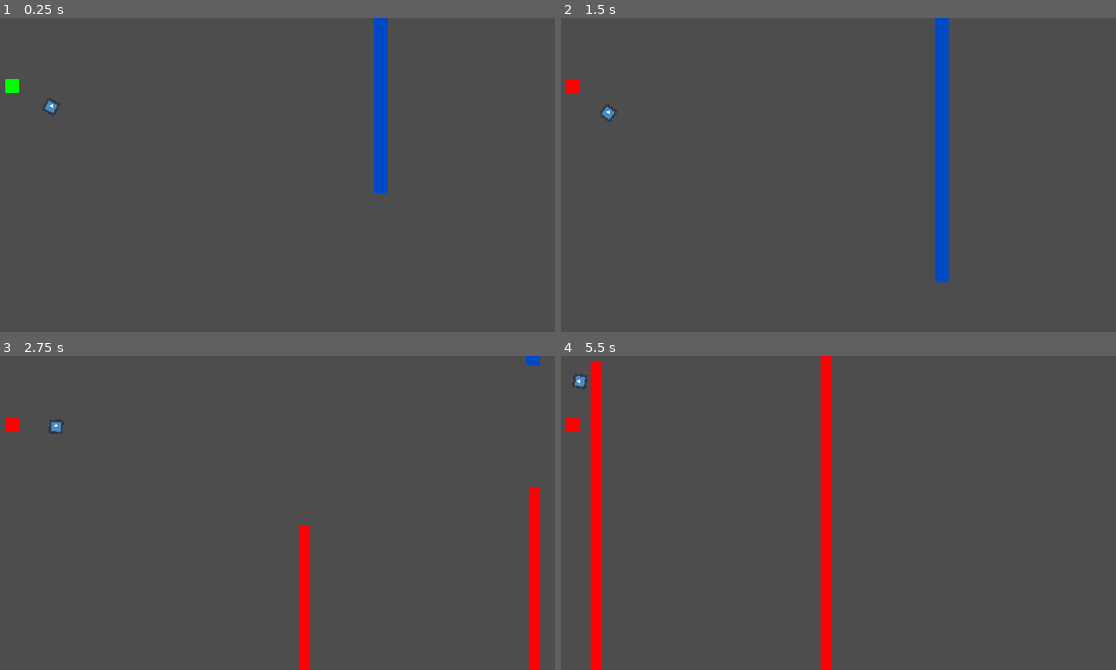
Above: before the commit, frames 1-4 (two rows, left to right).
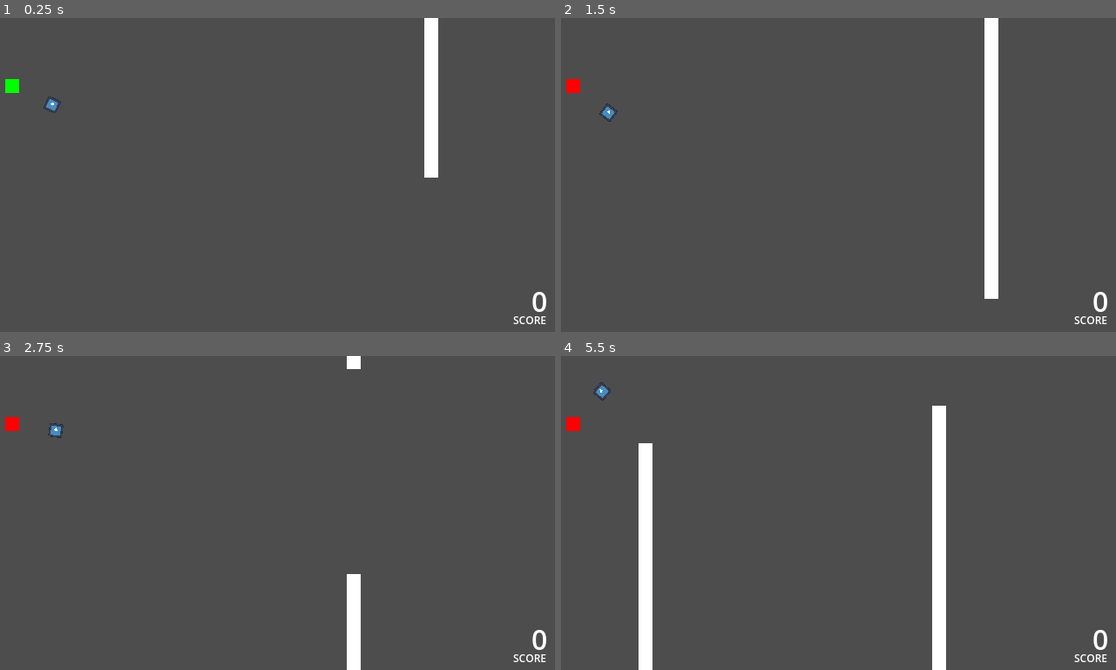
Above: after the commit, the same moments.

Repository: billbobphil/one-bit-jam-3
Game: Godot game, scene res://demo/demo.tscn
Two runs of this game, one before a commit and one after it. Both use one fixed random seed, a clock stepped at 60 frames per second and the inputs below. This scene is started directly instead of the project's main scene. The engine's default icon, where the game draws it, is replaced by a stand-in: a white triangle on a blue panel in a dark square.
Inputs:
- Up to frame 1 (0.25 s): no input
- Up to frame 2 (1.5 s): tap Enter at 0.5 s; tap Space (toggle) at 0.6, 1.35 s
- Up to frame 3 (2.75 s): tap Space (toggle) at 2.1 s
- Up to frame 4 (5.5 s): tap Space (toggle) every 0.75 s from 2.85 to 5.1 s

The runs differ from the first frame. In frame 1, 2.9% of the frame differs, in the area x 7-99%, y 0-98%; in frame 2, 4.6%; in frame 3, 3.2%; in frame 4, 8.2%, in the area x 2-99%, y 0-100%.

Commit message:
Player can now die

Diff:
--- a/demo/demo.tscn
+++ b/demo/demo.tscn
@@ -13,6 +13,7 @@
 [node name="GateSpawner" parent="." instance=ExtResource("3_kwek7")]
 startingGatesToSpawn = 10
 
+[connection signal="passed_through_gate" from="Player/Arrow" to="Player/Hud" method="_on_passed_through_gate"]
 [connection signal="passed_through_gate" from="Player/Arrow" to="GateSpawner" method="receiveSignalToSpawnGate"]
 
 [editable path="Player"]
--- a/gate/Gate.gd
+++ b/gate/Gate.gd
@@ -1,8 +1,8 @@
 extends Node2D
 
 @export var halfOpeningGap = 0;
-@onready var bottomGate : Sprite2D = $BottomGate;
-@onready var topGate : Sprite2D = $TopGate;
+@onready var bottomGate : Node2D = $BottomGate;
+@onready var topGate : Node2D = $TopGate;
 
 
 # Called when the node enters the scene tree for the first time.
--- a/gate/gate.tscn
+++ b/gate/gate.tscn
@@ -1,28 +1,14 @@
-[gd_scene load_steps=4 format=3 uid="uid://6y8jacdto4jo"]
+[gd_scene load_steps=3 format=3 uid="uid://6y8jacdto4jo"]
 
-[ext_resource type="Texture2D" uid="uid://culfccb7bqw0f" path="res://temp/32x32-cube.png" id="1_fc4jt"]
 [ext_resource type="Script" path="res://gate/Gate.gd" id="1_nr4qj"]
-
-[sub_resource type="CircleShape2D" id="CircleShape2D_wp6so"]
-radius = 29.6142
+[ext_resource type="PackedScene" uid="uid://bmxpw5l7yxn5r" path="res://gate/gatePart.tscn" id="3_mfwnh"]
 
 [node name="Gate" type="Node2D" groups=["gates"]]
 script = ExtResource("1_nr4qj")
 
-[node name="TopGate" type="Sprite2D" parent="."]
-modulate = Color(0, 0.286275, 0.776471, 1)
-position = Vector2(0, -3156.25)
-scale = Vector2(1, 197.234)
-texture = ExtResource("1_fc4jt")
+[node name="TopGate" parent="." instance=ExtResource("3_mfwnh")]
 
-[node name="BottomGate" type="Sprite2D" parent="."]
-modulate = Color(1, 0, 0.0156863, 1)
-position = Vector2(3, 6252)
-scale = Vector2(0.8125, 390.75)
-texture = ExtResource("1_fc4jt")
+[node name="BottomGate" parent="." instance=ExtResource("3_mfwnh")]
+rotation = 3.14159
 
 [node name="GateCenter" type="Node2D" parent="."]
-
-[node name="CollisionShape2D" type="CollisionShape2D" parent="GateCenter"]
-shape = SubResource("CircleShape2D_wp6so")
-debug_color = Color(0.596078, 0.545098, 0, 0.419608)
--- /dev/null
+++ b/gate/gatePart.tscn
@@ -0,0 +1,19 @@
+[gd_scene load_steps=3 format=3 uid="uid://bmxpw5l7yxn5r"]
+
+[ext_resource type="Texture2D" uid="uid://culfccb7bqw0f" path="res://temp/32x32-cube.png" id="1_7slax"]
+
+[sub_resource type="RectangleShape2D" id="RectangleShape2D_3s6hf"]
+size = Vector2(32, 9598)
+
+[node name="GatePart" type="Node2D" groups=["gatePart"]]
+
+[node name="Sprite2D" type="Sprite2D" parent="."]
+position = Vector2(0, -4784.5)
+scale = Vector2(1, 300)
+texture = ExtResource("1_7slax")
+
+[node name="Area2D" type="Area2D" parent="."]
+
+[node name="CollisionShape2D" type="CollisionShape2D" parent="Area2D"]
+position = Vector2(0, -4787)
+shape = SubResource("RectangleShape2D_3s6hf")
--- a/gateSpawner/GateSpawner.gd
+++ b/gateSpawner/GateSpawner.gd
@@ -11,7 +11,6 @@
 @export var gateScene : PackedScene;
 var gateToSpawn : int = 1;
 var lastGateSpawned;
-var gatesCrossed = 0;
 
 func _ready():
 	for i in range(startingGatesToSpawn):
@@ -40,7 +39,4 @@
 	add_child(gate);
 
 func receiveSignalToSpawnGate():
-	print('spawning gate');
 	spawnGate();
-	gatesCrossed += 1;
-	print('gates crossed: ' + str(gatesCrossed));
--- a/gateSpawner/gateSpawner.tscn
+++ b/gateSpawner/gateSpawner.tscn
@@ -6,9 +6,9 @@
 [node name="GateSpawner" type="Node2D"]
 script = ExtResource("1_y85ry")
 distanceBetweenGates = 800
-minimumDistanceBetweenGates = 500
-maximumDistanceBetweenGates = 1000
-minimumHalfOpeningGap = 40
-maximumHalfOpeningGap = 250
+minimumDistanceBetweenGates = 650
+maximumDistanceBetweenGates = 1100
+minimumHalfOpeningGap = 100
+maximumHalfOpeningGap = 300
 maximumVerticalDifferenceBetweenGates = 600
 gateScene = ExtResource("2_iff30")
--- /dev/null
+++ b/hud/Hud.gd
@@ -0,0 +1,9 @@
+extends Node2D
+
+@onready var score : Label = $CanvasLayer/Score;
+var gatesPassedThrough : int = -1;
+
+
+func _on_passed_through_gate():
+	gatesPassedThrough += 1;
+	score.text = str(gatesPassedThrough);
--- /dev/null
+++ b/hud/hud.tscn
@@ -0,0 +1,28 @@
+[gd_scene load_steps=2 format=3 uid="uid://cmql4ytdtp2ur"]
+
+[ext_resource type="Script" path="res://hud/Hud.gd" id="1_18uoh"]
+
+[node name="Hud" type="Node2D"]
+script = ExtResource("1_18uoh")
+
+[node name="CanvasLayer" type="CanvasLayer" parent="."]
+
+[node name="Score" type="Label" parent="CanvasLayer"]
+offset_left = 559.0
+offset_top = 302.0
+offset_right = 631.0
+offset_bottom = 347.0
+theme_override_font_sizes/font_size = 32
+text = "0000"
+horizontal_alignment = 2
+vertical_alignment = 1
+
+[node name="ScoreLabel" type="Label" parent="CanvasLayer"]
+offset_left = 592.0
+offset_top = 338.0
+offset_right = 631.0
+offset_bottom = 355.0
+theme_override_font_sizes/font_size = 12
+text = "SCORE"
+horizontal_alignment = 1
+vertical_alignment = 1
--- a/player/Player.gd
+++ b/player/Player.gd
@@ -7,7 +7,7 @@
 
 @export_category("Curve Speeds")
 @export_subgroup("Vertical")
-@export var riseSpeed : float = 300;
+@export var riseSpeed : float = 400;
 @export var fallSpeedVertical : float = 150;
 @export var fallSpeedVerticalFallOff = 18;
 @export var fallSpeedVerticalFallOffRate : float = 0.025;
@@ -132,3 +132,11 @@
 		numberOfPostLevelOutVerticalTicks = 0;
 		shouldLevelOut = false;
 		verticalTicksBeforeLevelOut = 0;
+
+
+
+
+
+func _on_area_2d_area_entered(area:Area2D):
+	if(area.get_parent().is_in_group("gatePart")):
+		get_tree().reload_current_scene();
--- a/player/player.tscn
+++ b/player/player.tscn
@@ -1,9 +1,10 @@
-[gd_scene load_steps=6 format=3 uid="uid://qd3wuwsi0dt4"]
+[gd_scene load_steps=7 format=3 uid="uid://qd3wuwsi0dt4"]
 
 [ext_resource type="Script" path="res://player/Player.gd" id="1_q4ui6"]
 [ext_resource type="Texture2D" uid="uid://culfccb7bqw0f" path="res://temp/32x32-cube.png" id="2_r2ibt"]
 [ext_resource type="Texture2D" uid="uid://bxbqf4i3furge" path="res://icon.svg" id="3_1x87b"]
 [ext_resource type="Script" path="res://player/Arrow.gd" id="4_hcw0k"]
+[ext_resource type="PackedScene" uid="uid://cmql4ytdtp2ur" path="res://hud/hud.tscn" id="5_8jpe1"]
 
 [sub_resource type="RectangleShape2D" id="RectangleShape2D_o4dgd"]
 size = Vector2(32, 32)
@@ -30,3 +31,7 @@
 script = ExtResource("4_hcw0k")
 objectToOrbit = NodePath("..")
 orbitDistance = 100
+
+[node name="Hud" parent="." instance=ExtResource("5_8jpe1")]
+
+[connection signal="area_entered" from="Area2D" to="." method="_on_area_2d_area_entered"]
--- a/project.godot
+++ b/project.godot
@@ -19,6 +19,7 @@
 
 window/size/viewport_width=640
 window/size/viewport_height=360
+window/stretch/mode="viewport"
 
 [input]
 
